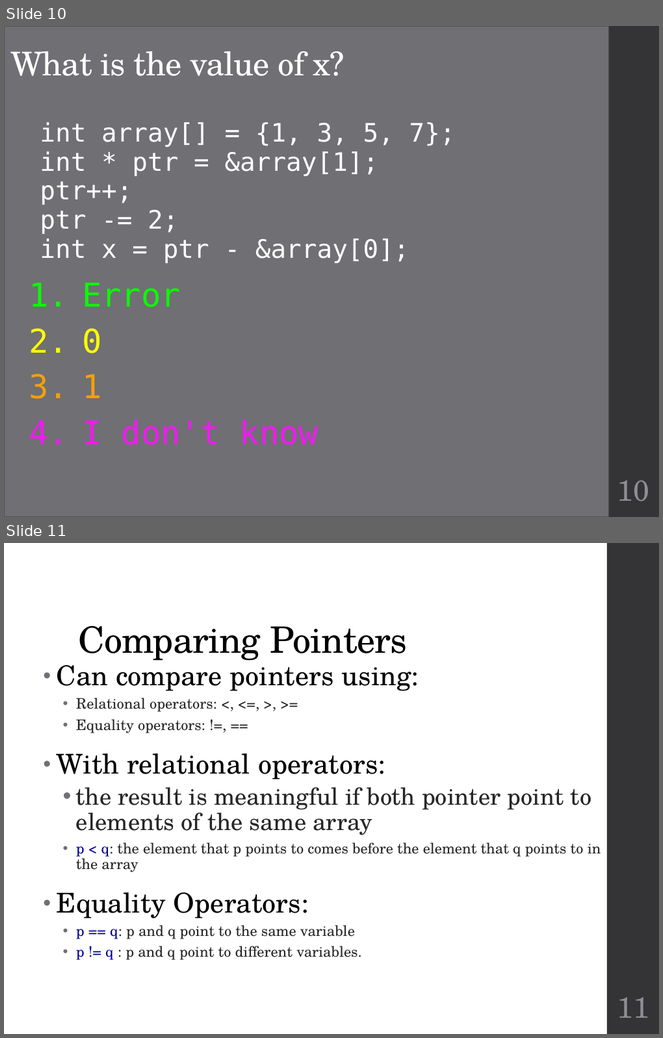
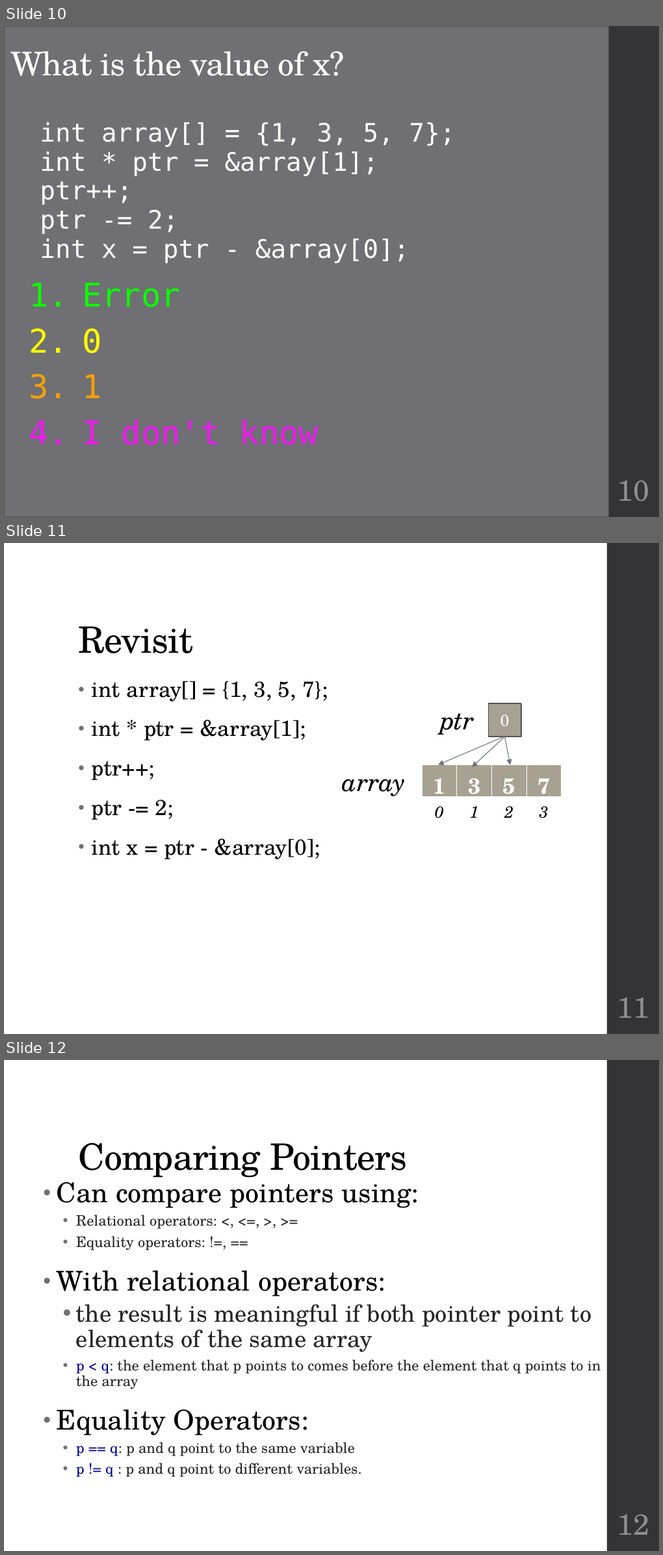
Before and after one commit to geneti/cse220_2020fall, a slide deck: Lectures/cse220-13-pointers-and-arrays.pptx. Shown one above the other, each under a label of ours: slides 10 and 11 before the commit, slides 10, 11 and 12 after it. The pictures are 663x1038 and 663x1555 pixels, drawn with LibreOffice and Linux fonts; fonts in the diff are those of the drawing. Boxes give left, top, right and bottom in pixels: in the first picture for what was removed or moved away, otherwise in the second. Text is boxed around its words. In the diff, an @@ line names an element or a change of style, - is before the commit and + after.

```diff
--- a/Lectures/cse220-13-pointers-and-arrays.pptx
+++ b/Lectures/cse220-13-pointers-and-arrays.pptx
@@ slide 11 added at [4,543,659,1034], background #FFFFFF; not listed: 1 template element that a slide beside it also shows @@
@@ title added at [78,626,193,653], 40 pt, text #000000 @@
+Revisit
@@ text added at [92,681,328,860], 24 pt, text #000000 @@
+• int array[] = {1, 3, 5, 7};
+• int * ptr = &array[1];
+• ptr++;
+• ptr -= 2;
+• int x = ptr - &array[0];
@@ text added at [440,713,475,735], 28 pt, text #000000, italic @@
+ptr
@@ rectangle added at [488,704,521,737], fill #A7A192, outline #525256 1.1 pt, 18 pt, text #FFFFFF @@
+2
@@ rectangle added at [488,704,521,736], fill #A7A192, outline #525256 1.1 pt, 18 pt, text #FFFFFF @@
+0
@@ rectangle added at [489,704,521,737], fill #A7A192, outline #525256 1.1 pt, 18 pt, text #FFFFFF @@
+1
@@ arrow added from (504, 736) to (438, 765), #6F6F74 0.75 pt @@
@@ arrow added from (505, 737) to (472, 767), #6F6F74 0.75 pt @@
@@ arrow added from (504, 737) to (510, 765), #6F6F74 0.75 pt @@
@@ table added at [422,765,561,804], 1 rows, 4 columns @@
+1 | 3 | 5 | 7
@@ text added at [343,779,406,797], 28 pt, text #000000, italic @@
+array
@@ table added at [422,797,561,823], 1 rows, 4 columns @@
+0 | 1 | 2 | 3
@@ page number added at [617,997,649,1018], 32 pt, text #8E8E94 @@
+11
@@ what was slide 11 is now slide 12 @@
@@ page number at [617,1514,649,1535]: text changed @@
-11
+12
```
Also in this commit, not shown: 1 slide changed, 2 other files.
